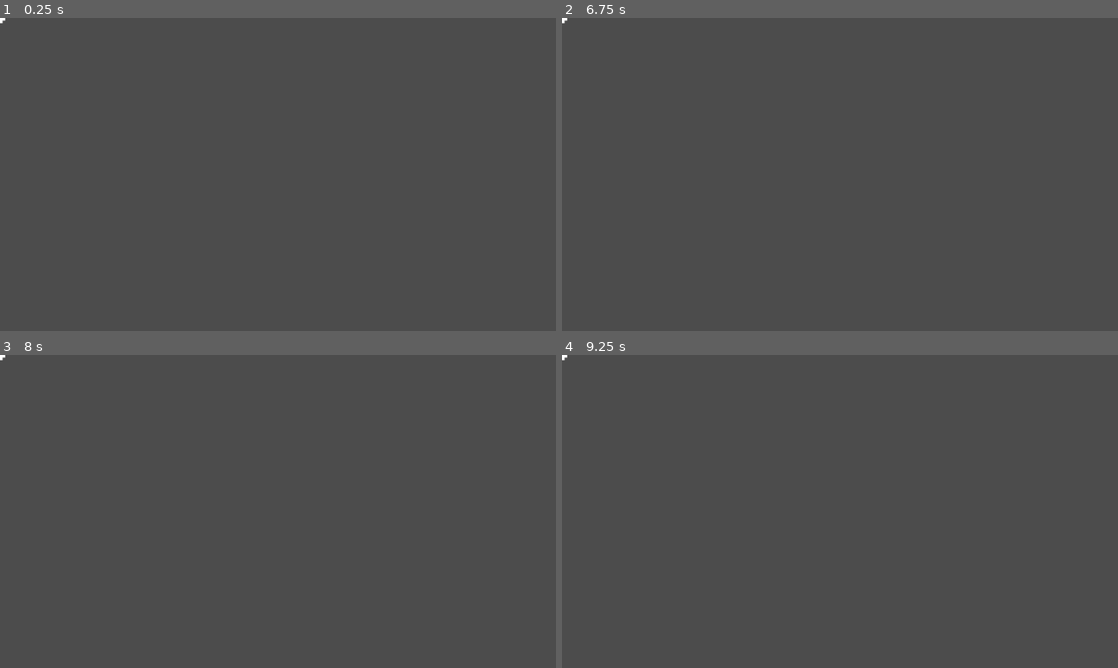
Above: before the commit, frames 1-4 (two rows, left to right).
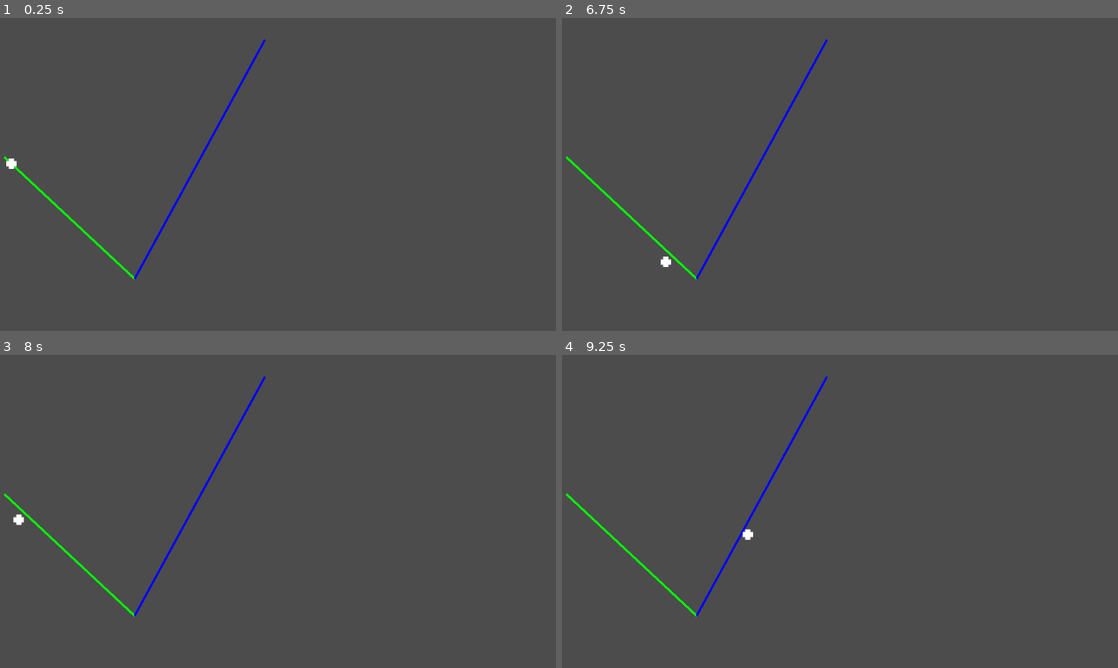
Above: after the commit, the same moments.

Repository: GalileoCap/GDT_CualqierCaida
Game: Godot game, scene res://Scenes/Main.tscn
Same seed, same stepped clock (60 frames per second), same inputs: the game is played once before the commit and once after it.
Inputs:
- Up to frame 1 (0.25 s): no input
- Up to frame 2 (6.75 s): tap Enter at 4.25 s
- Up to frame 3 (8 s): no input
- Up to frame 4 (9.25 s): tap Space at 8.75 s

The runs differ from the first frame. In frame 1, 0.7% of the frame differs, in the area x 0-48%, y 0-84%; in frame 2, 0.7%; in frame 3, 0.7%; in frame 4, 0.7%.
Error before the commit: Parse Error: Can't assign a new value to a constant. (res://Scenes/Main.gd:81)

Commit message:
Ahora integra de verdad. Generalizamos para rampas rectas A A A A A A A A A A A A A A A A A A A A A A A A A A A A A A A A A A A A A A A A A A A A A B B B B B B B B B B B B B B B B B B B B B B B B B B B B B B B B B B B B B B B B B B B B B A A A A A A A A A A A A A A A A A A A A A A A A A A A A A A A A A A A A A A A

Diff:
--- a/Scenes/Main.gd
+++ b/Scenes/Main.gd
@@ -12,7 +12,6 @@
 const y_rampa1 = 3.20
 const xf_rampa1 = 3.10
 const yf_rampa1 = 6.0
-var largo_rampa1
 var alfa1 #Angulo de la rampa1
 
 #Rampa2
@@ -20,20 +19,13 @@
 const y_rampa2 = yf_rampa1
 const xf_rampa2 = 6.10
 const yf_rampa2 = 0.5
-var largo_rampa2
 var alfa2
 
 const g = 9.8 #Aceleracion hacia abajo
 const v0 = 0 #Velocidad inicial
 
-var ar = 0 #Aceleracion sobre la rampa1
 var vr = 0 #Velocidad sobre la rampa1
-var d = 0 #Posicion sobre la rampa1
-var finrampa_x
-var finrampa_y
 var t = 0 #Tiempo pasado desde el inicio
-
-var estado
 
 func _ready():
 	$Pelota.position.x = x_rampa1 * escala
@@ -41,49 +33,29 @@
 
 	var dx1 = xf_rampa1 - x_rampa1
 	var dy1 = yf_rampa1 - y_rampa1
-	largo_rampa1 = sqrt(pow(dx1, 2) + pow(dy1, 2))
 	alfa1 = atan2(dy1, dx1)
 
 	var dx2 = xf_rampa2 - x_rampa2
 	var dy2 = yf_rampa2 - y_rampa2
-	largo_rampa2 = sqrt(pow(dx2, 2) + pow(dy2, 2))
 	alfa2 =  atan2(dy2, dx2)
-	printt("R2:", dx2, dy2, alfa2)
+#	printt("R2:", dx2, dy2, alfa2)
 
-func calculo_rampa1(t):
-	ar = g * sin(alfa1) #Aceleracion sobre la rampa1
-	vr = v0 + ar * t #Velociadd sobre la rampa1
-	d = v0 * t + ar * 0.5 * pow(t, 2) #Posicion sobre la rampa1
+func calculo_rampa_recta(dt, alfa):
+	var ar = g * sin(alfa) #Aceleracion sobre la rampa1
+	vr += ar * dt #Integramos aceleracion para consegir velocidad
+	var dd = vr * dt #cuanto nos movimos en este instante
 
-	$Pelota.position.x = (x_rampa1 + cos(alfa1) * d) * escala #Transformo la posicion sobre la rampa1 en coordenadas
-	$Pelota.position.y = (y_rampa1 + sin(alfa1) * d) * escala
+	$Pelota.position.x += (dd * cos(alfa)) * escala #Transformo la posicion sobre la rampa1 en coordenadas
+	$Pelota.position.y += (dd * sin(alfa)) * escala
+	#A: Integre en la posicion el cambio qe produjo la aceleracion de esta rampa
 #	printt("R1:", $Pelota.position.x, $Pelota.position.y, ar, vr, t)
-
-func calculo_rampa2(t):
-	var alfaok = alfa2
-
-	ar = g * sin(alfa2) #Aceleracion sobre la rampa2
-	vr = v0 + ar * t #Velociadd sobre la rampa2
-	d = v0 * t + ar * 0.5 * pow(t, 2) #Posicion sobre la rampa2
-
-	$Pelota.position.x = (x_rampa2 + cos(alfa2) * d) * escala #Transformo la posicion sobre la rampa2 en coordenadas
-	$Pelota.position.y = (y_rampa2 + sin(alfa2) * d) * escala
-	printt("R2:", $Pelota.position.x, $Pelota.position.y, ar, vr, t)
 
 func _process(delta):
 	t += delta
 #Delta es cuanto tiempo paso entre la ultima llamada a esta funcion y esta llamada
 
 	if $Pelota.position.x < xf_rampa1 * escala and $Pelota.position.x >= x_rampa1 * escala:
-		calculo_rampa1(t)
-		if $Pelota.position.x >= xf_rampa1 * escala or $Pelota.position.x < x_rampa1 * escala:
-			t = 0
-			v0 = vr
-			printt("Fin rampa1:", t, vr)
+		calculo_rampa_recta(delta, alfa1)
 
 	if $Pelota.position.x < xf_rampa2 * escala and $Pelota.position.x >= x_rampa2 * escala:
-		calculo_rampa2(t)
-		if $Pelota.position.x >= xf_rampa2 * escala or $Pelota.position.x < x_rampa2 * escala:
-			t = 0
-			v0 = -vr
-			printt("Fin rampa2:", t, vr)
+		calculo_rampa_recta(delta, alfa2)
